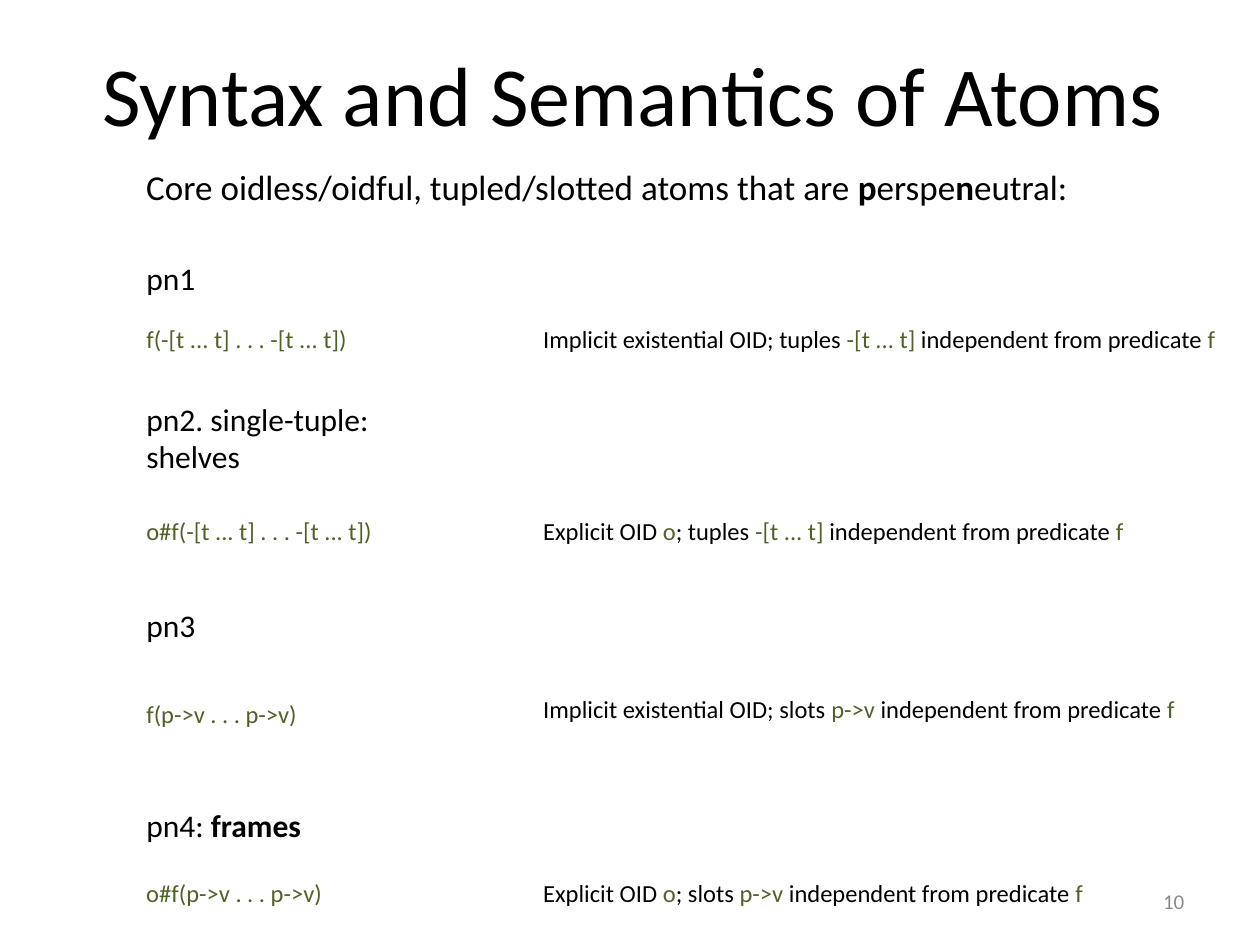
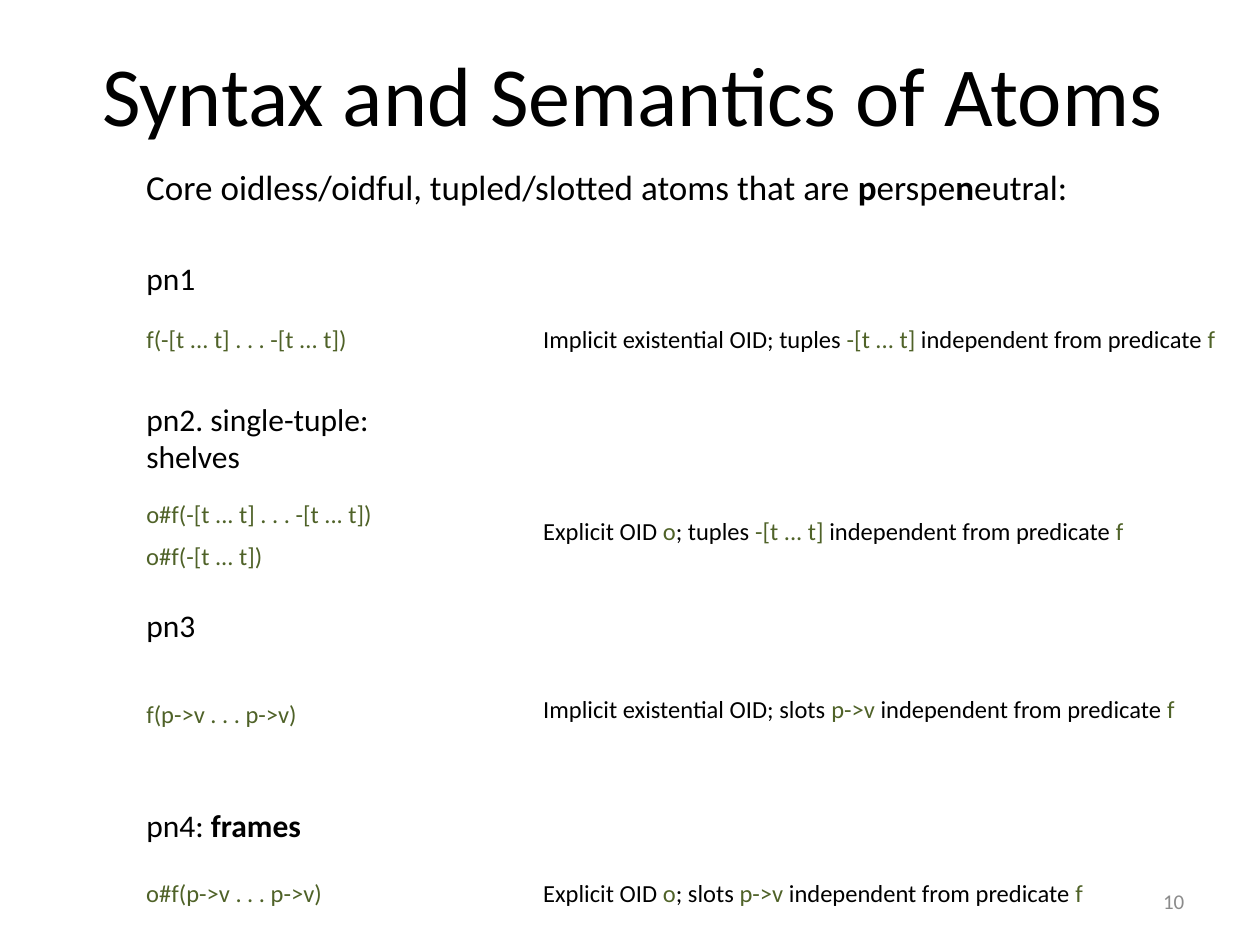
Before and after one commit to RuleML/ruleml-website, a slide deck: slide 10 of talks/PSOAMetamodelGrailogWedding.pptx. Drawn at 1260x945 pixels with LibreOffice and Linux fonts; fonts in the diff are those of the drawing. Boxes give left, top, right and bottom in pixels: in the first picture for what was removed or moved away, otherwise in the second. Text is boxed around its words. In the diff, an @@ line names an element or a change of style, - is before the commit and + after.

```diff
--- a/talks/PSOAMetamodelGrailogWedding.pptx
+++ b/talks/PSOAMetamodelGrailogWedding.pptx
@@ text "o#f(-[t ... t] . . ...": place and size @@
-text "o#f(-[t ... t] . . ..." at (146,522,371,544)
+text "o#f(-[t ... t] . . ..." at (146,505,371,527)
@@ text added at (146,547,262,569), 14 pt, text #4F6228 @@
+o#f(-[t ... t])
```
Also in this commit, not shown: 5 other slides changed, 1 slide added, 1 other file.
